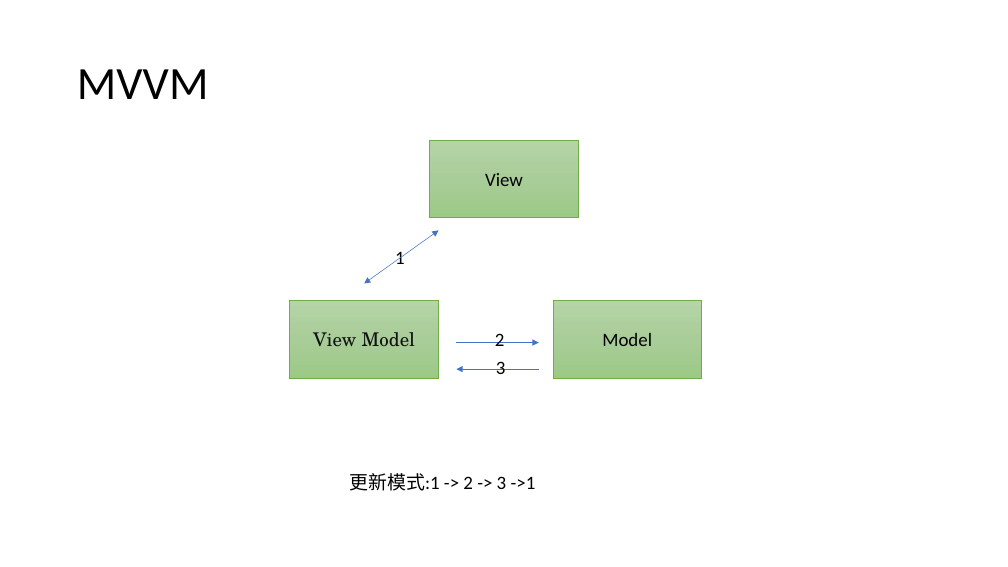
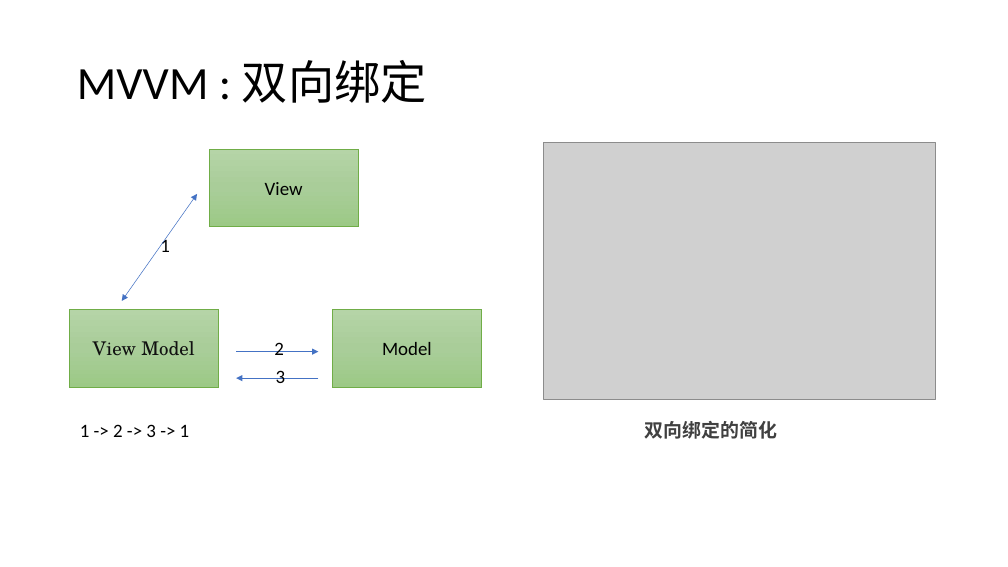
Before and after one commit to YingVickyCao/YingVickyCao.github.io, a slide deck: slide 3 of tech/design_pattern/Design_Pattern.pptx. Drawn at 1008x567 pixels with LibreOffice and Linux fonts; fonts in the diff are those of the drawing; grey boxes stand for pictures. Boxes give left, top, right and bottom in pixels: in the first picture for what was removed or moved away, otherwise in the second. Text is boxed around its words. In the diff, an @@ line names an element or a change of style, - is before the commit and + after.

```diff
--- a/tech/design_pattern/Design_Pattern.pptx
+++ b/tech/design_pattern/Design_Pattern.pptx
@@ title at bbox=[77, 60, 427, 103]: text changed @@
-MVVM
+MVVM : 双向绑定
@@ picture added at bbox=[544, 143, 935, 399] @@
@@ double arrow moved from (439, 231) - (364, 284) to (197, 194) - (122, 301) @@
@@ text "1": place and size @@
-text "1" at bbox=[395, 252, 405, 264]
+text "1" at bbox=[160, 237, 170, 252]
@@ 3 rectangles, 2 texts, 2 arrows: place and size @@
-3 rectangles, 2 texts, 2 arrows at bbox=[290, 140, 702, 378]
+3 rectangles, 2 texts, 2 arrows at bbox=[70, 149, 482, 387]
@@ text at bbox=[80, 424, 190, 437]: text changed @@
-更新模式:1 -> 2 -> 3 ->1
+1 -> 2 -> 3 -> 1
@@ text added at bbox=[645, 421, 777, 439], 18 pt, text #404040, bold @@
+双向绑定的简化
```
Also in this commit, not shown: 2 other slides changed, 4 other files.
